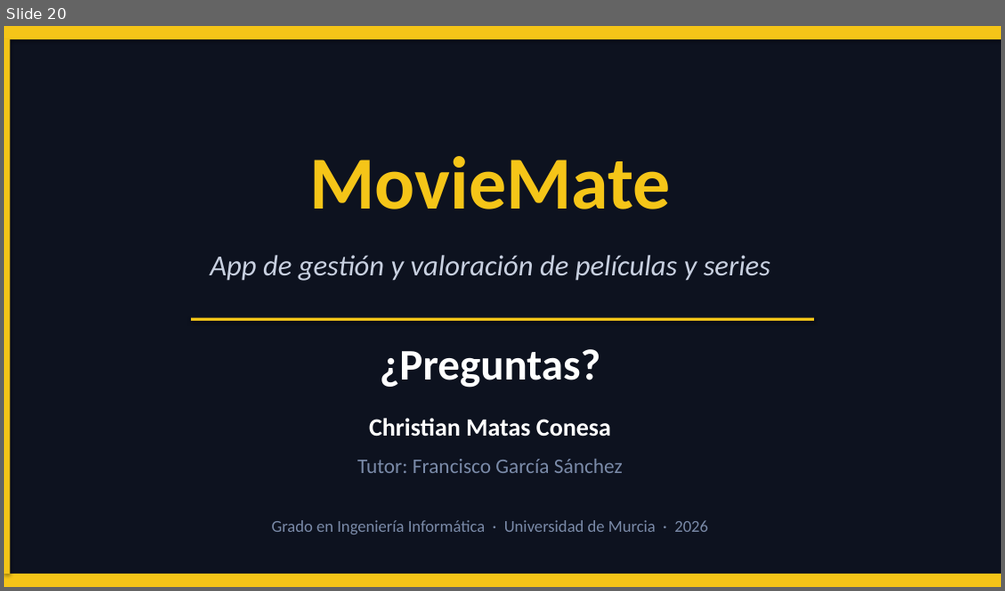
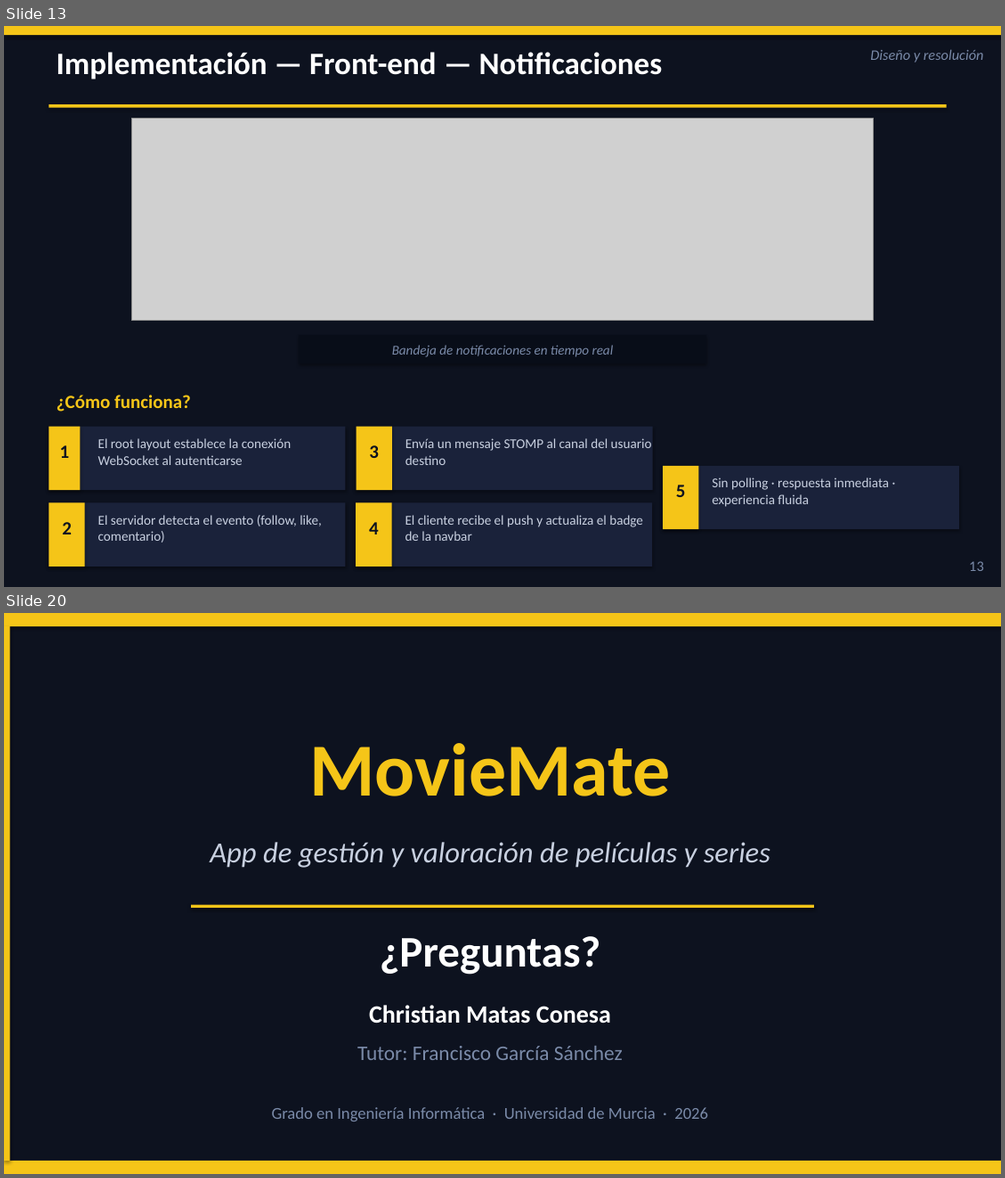
Before and after one commit to GivenCloud/TFG_MovieMate, a slide deck: MovieMate_TFG_Presentacion.pptx. Shown one above the other, each under a label of ours: slide 20 before the commit, slides 13 and 20 after it; the slides between them are not shown. The pictures are 1005x591 and 1005x1178 pixels, drawn with LibreOffice and Linux fonts; fonts in the diff are those of the drawing; grey boxes stand for pictures. Boxes give left, top, right and bottom in pixels: in the first picture for what was removed or moved away, otherwise in the second. Text is boxed around its words. In the diff, an @@ line names an element or a change of style, - is before the commit and + after.

```diff
--- a/MovieMate_TFG_Presentacion.pptx
+++ b/MovieMate_TFG_Presentacion.pptx
@@ slide 13 added at [4, 26, 1001, 587], background #FFFFFF @@
@@ rectangle added at [4, 26, 1001, 587], fill #0D121F @@
@@ rectangle added at [4, 26, 1001, 35], fill #F5C518 @@
@@ text added at [57, 52, 663, 79], 30 pt, text #FFFFFF, bold @@
+Implementación — Front-end — Notificaciones
@@ text added at [870, 49, 984, 62], 14 pt, text #7A8AA8, italic @@
+Diseño y resolución
@@ rectangle added at [48, 104, 947, 108], fill #F5C518 @@
@@ picture added at [132, 118, 873, 321] @@
@@ rectangle added at [299, 335, 707, 363], fill #080D18 @@
@@ text added at [392, 345, 614, 357], 13 pt, text #7A8AA8, italic @@
+Bandeja de notificaciones en tiempo real
@@ text added at [57, 394, 191, 411], 18 pt, text #F5C518, bold @@
+¿Cómo funciona?
@@ rectangle added at [48, 426, 345, 490], fill #1A223A @@
@@ rectangle added at [48, 426, 81, 490], fill #F5C518 @@
@@ text added at [60, 445, 70, 458], 18 pt, text #0D121F, bold @@
+1
@@ text added at [98, 438, 291, 465], 13 pt, text #C8D0E0 @@
+El root layout establece la conexión WebSocket al autenticarse
@@ rectangle added at [356, 426, 652, 490], fill #1A223A @@
@@ rectangle added at [356, 426, 392, 490], fill #F5C518 @@
@@ text added at [369, 445, 379, 458], 18 pt, text #0D121F, bold @@
+3
@@ text added at [405, 438, 652, 465], 13 pt, text #C8D0E0 @@
+Envía un mensaje STOMP al canal del usuario destino
@@ rectangle added at [663, 466, 959, 529], fill #1A223A @@
@@ rectangle added at [663, 466, 699, 529], fill #F5C518 @@
@@ text added at [712, 477, 889, 507], 13 pt, text #C8D0E0 @@
+Sin polling · respuesta inmediata · experiencia fluida
@@ rectangle added at [48, 502, 345, 566], fill #1A223A @@
@@ rectangle added at [48, 502, 85, 566], fill #F5C518 @@
@@ rectangle added at [356, 502, 652, 566], fill #1A223A @@
@@ rectangle added at [356, 502, 391, 566], fill #F5C518 @@
@@ text added at [676, 484, 686, 497], 18 pt, text #0D121F, bold @@
+5
@@ text added at [62, 522, 72, 534], 18 pt, text #0D121F, bold @@
+2
@@ text added at [98, 515, 322, 542], 13 pt, text #C8D0E0 @@
+El servidor detecta el evento (follow, like, comentario)
@@ text added at [369, 522, 379, 534], 18 pt, text #0D121F, bold @@
+4
@@ text added at [405, 515, 643, 540], 13 pt, text #C8D0E0 @@
+El cliente recibe el push y actualiza el badge de la navbar
@@ text added at [969, 561, 984, 571], 14 pt, text #7A8AA8 @@
+13
```
Also in this commit, not shown: 17 slides changed, 1 other slide added, 2 slides removed, 2 other files.
